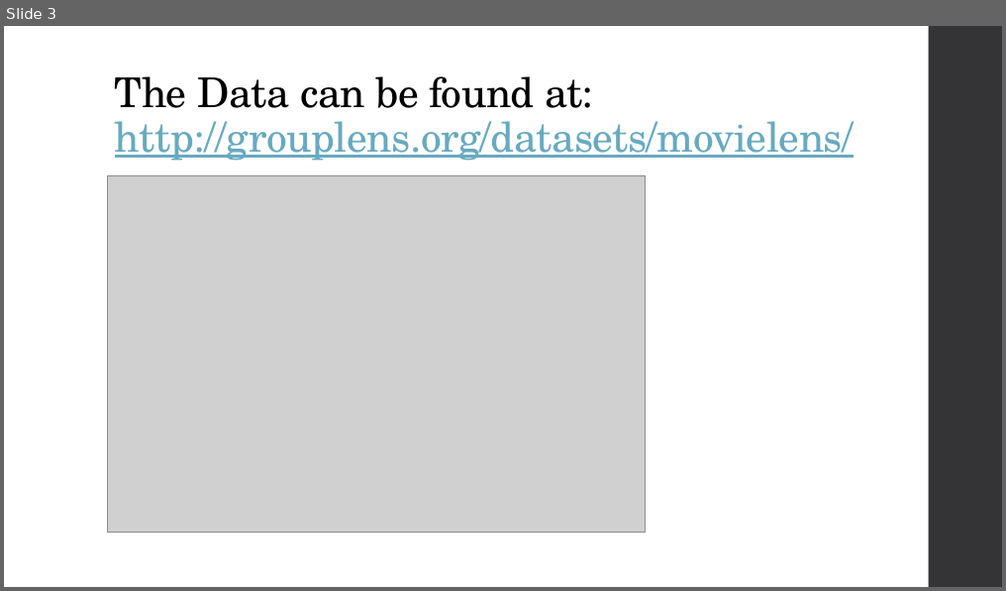
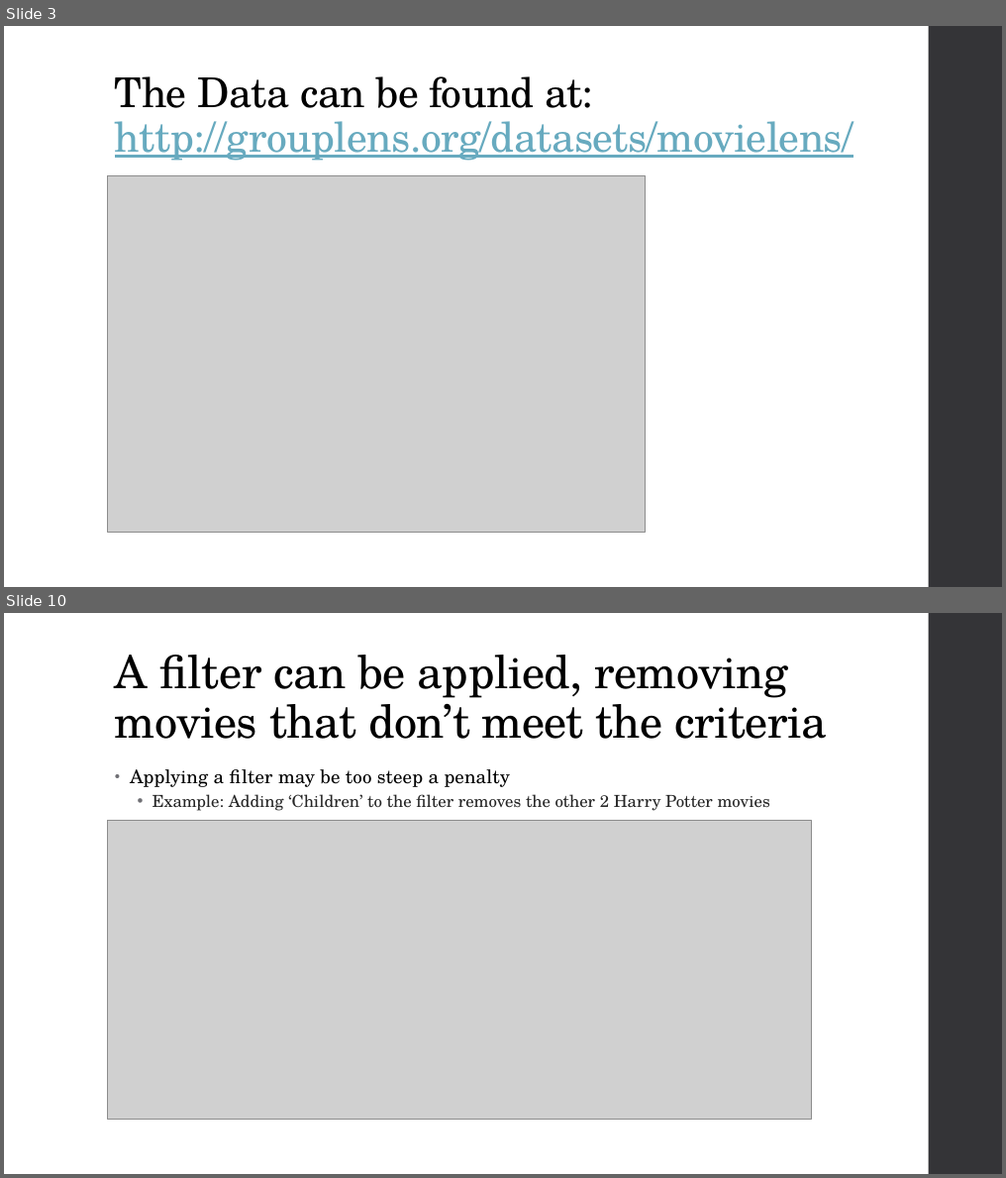
Before and after one commit to SomilB/Data-Science-Intensive---Capstone-Project, a slide deck: Capstone Presentation.pptx. Shown one above the other, each under a label of ours: slide 3 before the commit, slides 3 and 10 after it; the slides between them are not shown. The pictures are 1006x591 and 1006x1178 pixels, drawn with LibreOffice and Linux fonts; fonts in the diff are those of the drawing; grey boxes stand for pictures. Boxes give left, top, right and bottom in pixels: in the first picture for what was removed or moved away, otherwise in the second. Text is boxed around its words. In the diff, an @@ line names an element or a change of style, - is before the commit and + after.

```diff
--- a/Capstone Presentation.pptx
+++ b/Capstone Presentation.pptx
@@ slide 10 added at <box>4,613,1002,1174</box>, background #FFFFFF; not listed: 1 template element that a slide beside it also shows @@
@@ title added at <box>115,655,827,739</box>, 44 pt, text #000000 @@
+A filter can be applied, removing movies that don’t meet the criteria
@@ text added at <box>130,769,770,811</box>, 16 pt, text #262626 @@
+• Applying a filter may be too steep a penalty
+  • Example: Adding ‘Children’ to the filter removes the other 2 Harry Potter movies
@@ picture added at <box>107,820,811,1119</box> @@
```
Also in this commit, not shown: 7 slides changed, 9 other slides added, 2 slides removed.
